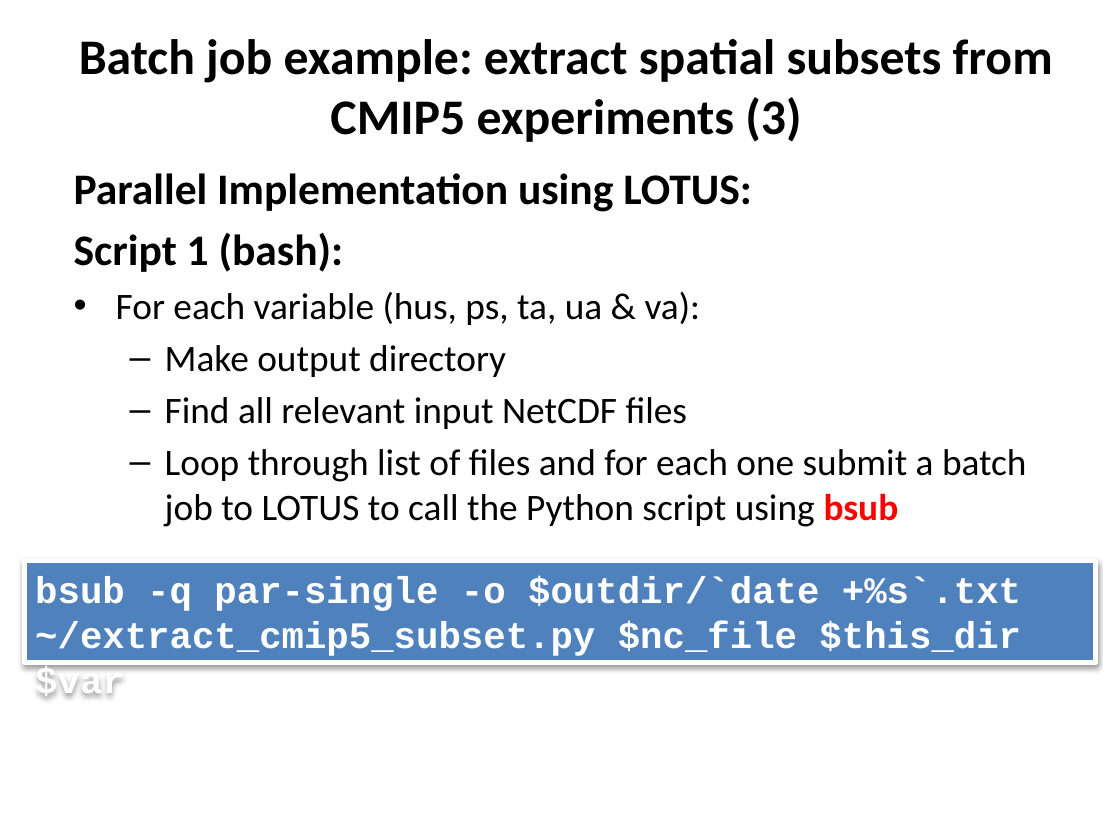
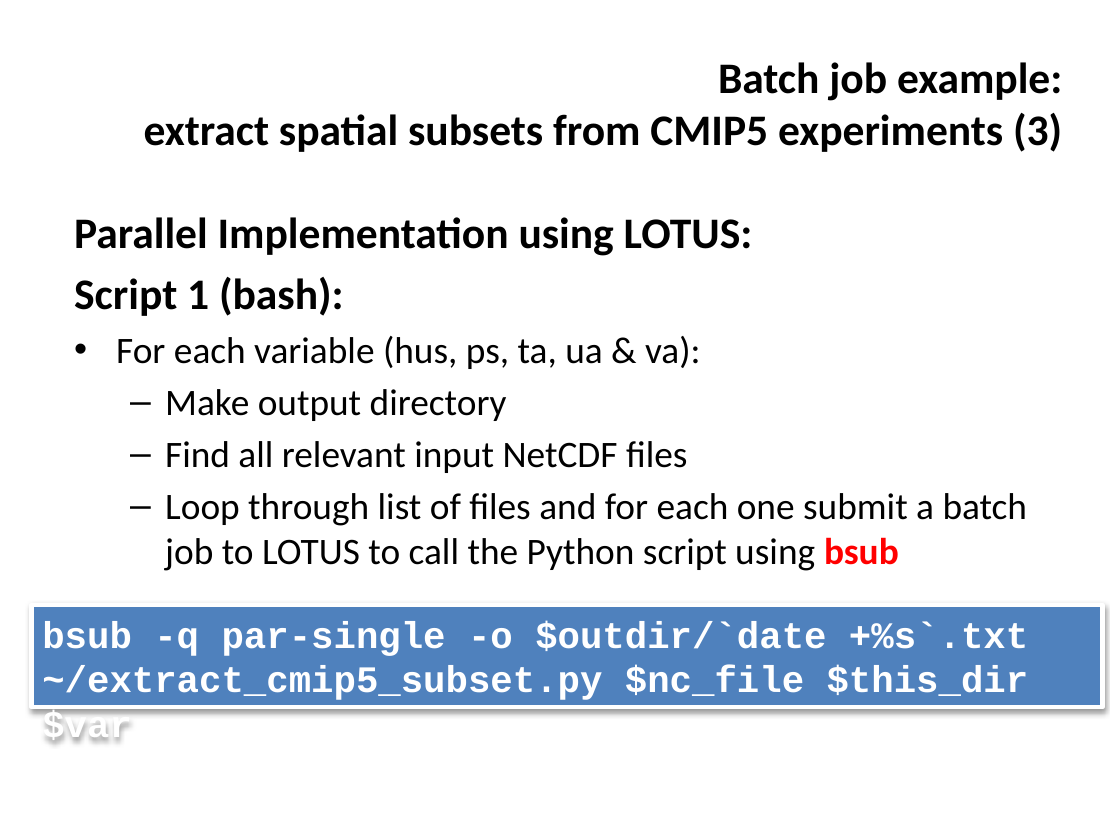
Before and after one commit to ncasuk/ncas-isc, a slide deck: slide 19 of overview_presentations/Parallel_Processing_Large_Data.pptx. Drawn at 1120x840 pixels with LibreOffice and Linux fonts; fonts in the diff are those of the drawing; background and template pictures are left out. Boxes give left, top, right and bottom in pixels: in the first picture for what was removed or moved away, otherwise in the second. Text is boxed around its words. In the diff, an @@ line names an element or a change of style, - is before the commit and + after.

```diff
--- a/overview_presentations/Parallel_Processing_Large_Data.pptx
+++ b/overview_presentations/Parallel_Processing_Large_Data.pptx
@@ title "Batch job example: extract spatial ...": place and size @@
-title "Batch job example: extract spatial ..." at (79,39,1053,142)
+title "Batch job example: extract spatial ..." at (144,62,1062,152)
@@ title "Batch job example: extract spatial ..." at (144,62,1062,152): size 32 to 28 pt; alignment centre to right @@
@@ text "Parallel Implementation using LOTUS:": place and size @@
-text "Parallel Implementation using LOTUS:" at (74,173,1027,527)
+text "Parallel Implementation using LOTUS:" at (74,217,1028,571)
@@ rectangle "bsub -q par-single -o $outdir/`date ...": place and size @@
-rectangle "bsub -q par-single -o $outdir/`date ..." at (25,561,1096,663)
+rectangle "bsub -q par-single -o $outdir/`date ..." at (31,605,1103,707)
```
Also in this commit, not shown: 25 other slides changed, 5 other files.
